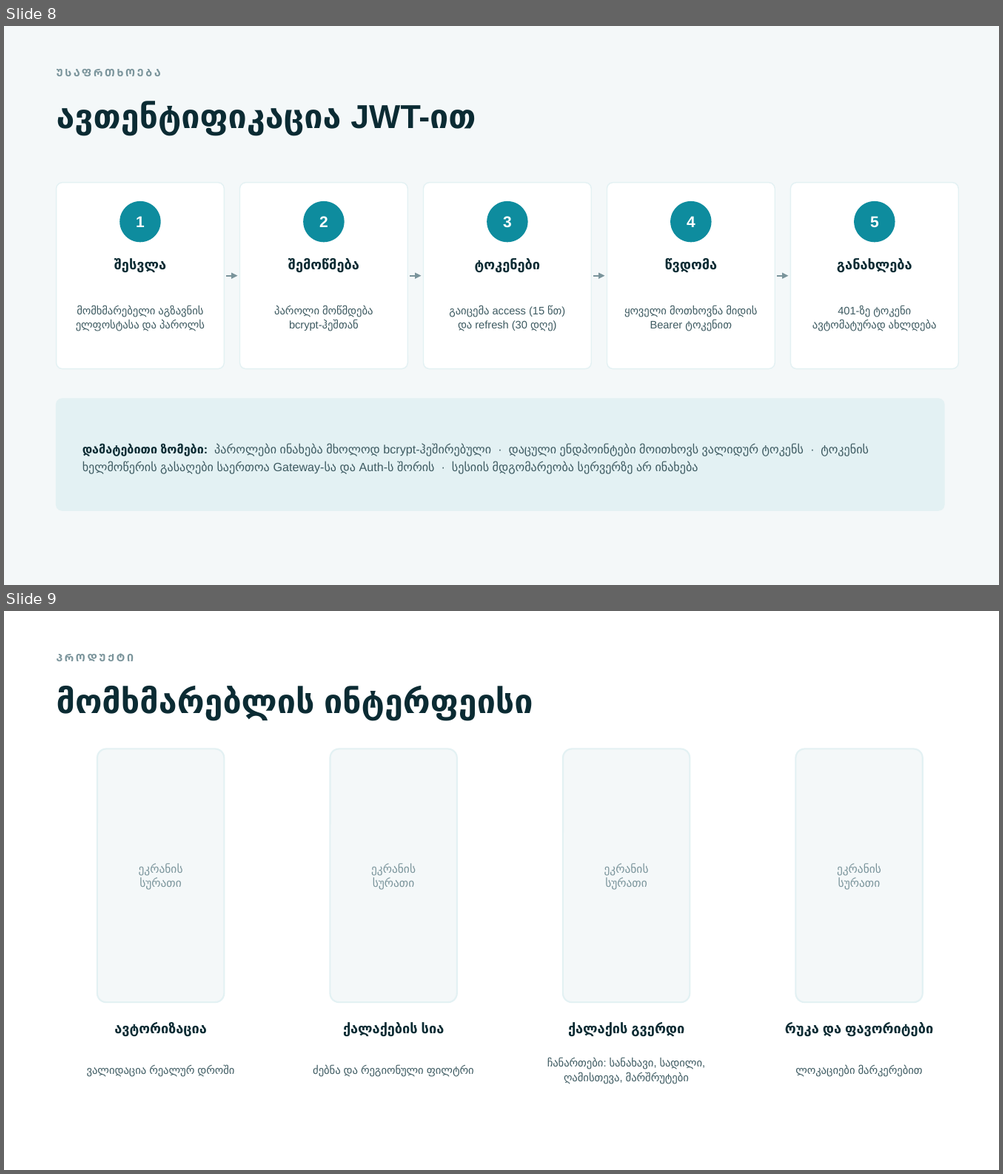
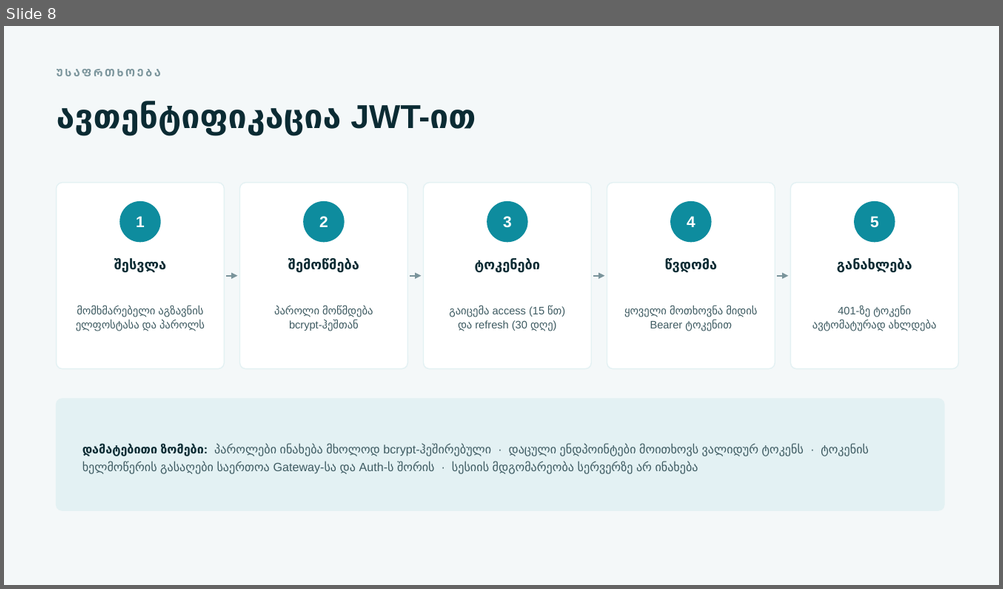
Before and after one commit to thinWhiteDuke0/georgia-travel-guide, a slide deck: პრეზენტაცია_ტურისტული_გზამკვლევი.pptx. Shown one above the other, each under a label of ours: slides 8 and 9 before the commit, slide 8 after it. The pictures are 1003x1174 and 1003x589 pixels, drawn with LibreOffice and Linux fonts; fonts in the diff are those of the drawing. Boxes give left, top, right and bottom in pixels: in the first picture for what was removed or moved away, otherwise in the second. Text is boxed around its words. In the diff, an @@ line names an element or a change of style, - is before the commit and + after.

Commit message:
pptx update

```diff
--- a/პრეზენტაცია_ტურისტული_გზამკვლევი.pptx
+++ b/პრეზენტაცია_ტურისტული_გზამკვლევი.pptx
@@ slide 9 removed at <box>4,611,999,1170</box>, background #FFFFFF @@
@@ text removed at <box>57,653,134,661</box> @@
-ᲞᲠᲝᲓᲣᲥᲢᲘ
@@ text removed at <box>57,686,533,721</box> @@
-მომხმარებლის ინტერფეისი
@@ rounded rectangle removed at <box>97,749,224,1002</box> @@
@@ rounded rectangle removed at <box>330,749,457,1002</box> @@
@@ rounded rectangle removed at <box>563,749,690,1002</box> @@
@@ rounded rectangle removed at <box>796,749,922,1002</box> @@
@@ text removed at <box>139,863,183,890</box> @@
-ეკრანის
-სურათი
@@ text removed at <box>371,863,415,890</box> @@
-ეკრანის
-სურათი
@@ text removed at <box>604,863,649,890</box> @@
-ეკრანის
-სურათი
@@ text removed at <box>836,863,881,890</box> @@
-ეკრანის
-სურათი
@@ text removed at <box>114,1023,207,1037</box> @@
-ავტორიზაცია
@@ text removed at <box>343,1023,444,1037</box> @@
-ქალაქების სია
@@ text removed at <box>568,1023,684,1037</box> @@
-ქალაქის გვერდი
@@ text removed at <box>785,1023,933,1037</box> @@
-რუკა და ფავორიტები
@@ text removed at <box>87,1065,234,1077</box> @@
-ვალიდაცია რეალურ დროში
@@ text removed at <box>313,1065,474,1077</box> @@
-ძებნა და რეგიონული ფილტრი
@@ text removed at <box>547,1058,703,1085</box> @@
-ჩანართები: სანახავი, სადილი,
-ღამისთევა, მარშრუტები
@@ text removed at <box>795,1065,922,1077</box> @@
-ლოკაციები მარკერებით
```
